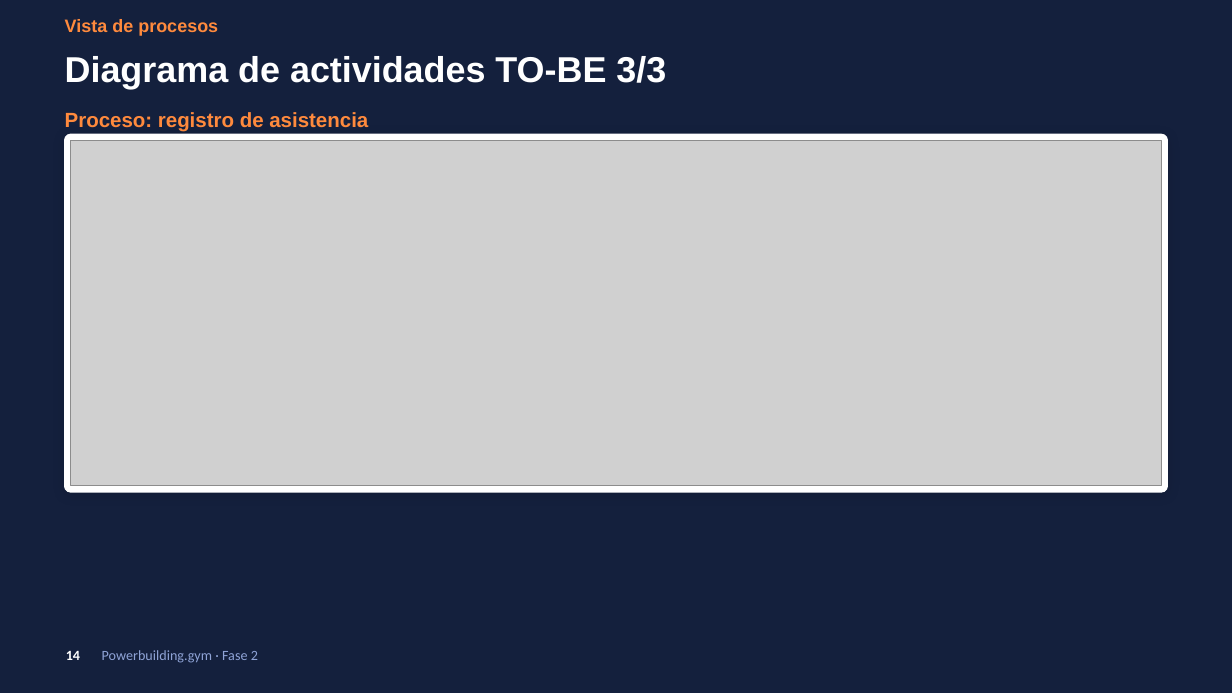
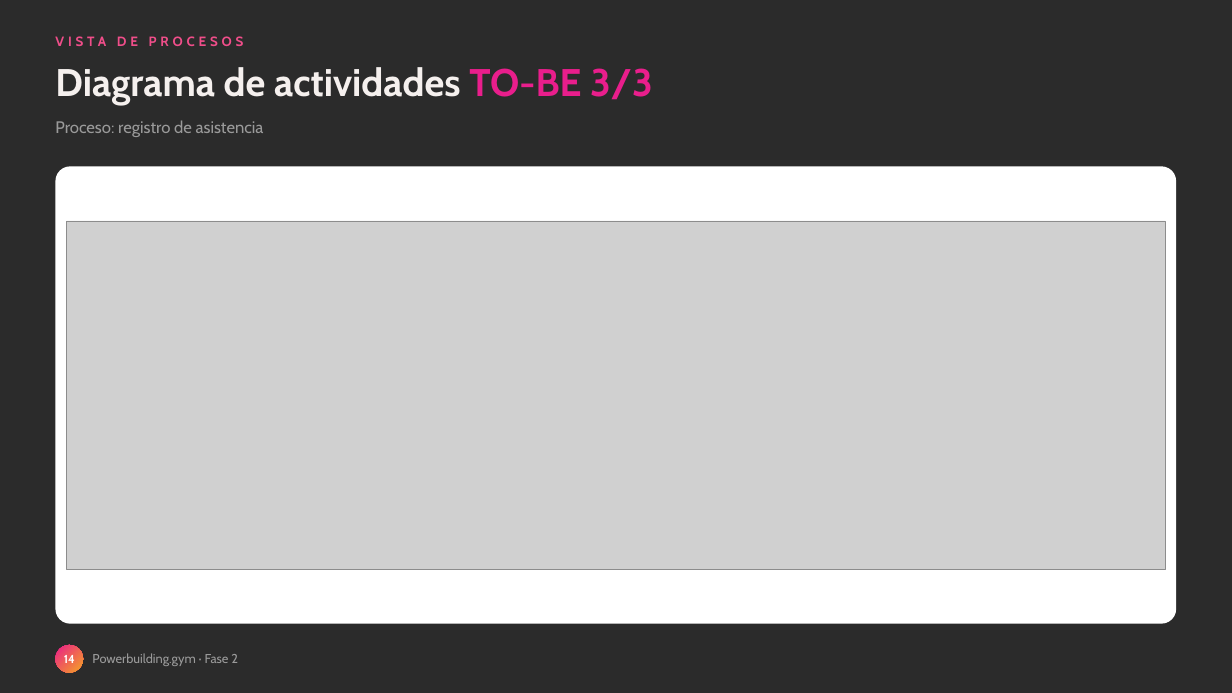
Before and after one commit to zalak3t/Powerbuilding.gym, a slide deck: slide 14 of FASE-2/Documentacion Asignatura PTY4614/Presentación Proyecto.pptx. Drawn at 1232x693 pixels with LibreOffice and Linux fonts; fonts in the diff are those of the drawing; grey boxes stand for pictures; background and template pictures are left out; a plain dark background stands for a picture behind light text. Boxes give left, top, right and bottom in pixels: in the first picture for what was removed or moved away, otherwise in the second. Text is boxed around its words. In the diff, an @@ line names an element or a change of style, - is before the commit and + after.

```diff
--- a/FASE-2/Documentacion Asignatura PTY4614/Presentación Proyecto.pptx
+++ b/FASE-2/Documentacion Asignatura PTY4614/Presentación Proyecto.pptx
@@ background #14203D to picture (left out) @@
@@ text at [65, 19, 218, 36]: paragraph removed @@
-Vista de procesos
@@ text "Diagrama de actividades TO-BE 3/3": place and size @@
-text "Diagrama de actividades TO-BE 3/3" at [65, 19, 666, 132]
+text "Diagrama de actividades TO-BE 3/3" at [55, 67, 653, 106]
@@ text "Diagrama de actividades TO-BE 3/3" at [55, 67, 653, 106]: size 28 to 30 pt, font Arial to Cabin; text colour #FFFFFF to #F5F0EE in "Diagrama de actividades"; text colour #FFFFFF to gradient #E91E8C to #F5A623 in "TO-BE 3/3"; less space between paragraphs; vertical alignment middle to top @@
@@ text added at [55, 36, 244, 46], 10.5 pt, text #F04E8A, bold @@
+VISTA DE PROCESOS
@@ text at [65, 112, 368, 132]: paragraph removed @@
-Proceso: registro de asistencia
@@ text added at [55, 120, 264, 137], 13 pt, text #9A9A9A @@
+Proceso: registro de asistencia
@@ rounded rectangle: place and size @@
-rounded rectangle at [65, 134, 1167, 492]
+rounded rectangle at [55, 166, 1177, 624]
@@ rounded rectangle at [55, 166, 1177, 624]: outline #FFFFFF 1 pt to none; shadow off; proportions changed @@
@@ picture: place and size @@
-picture at [71, 140, 1162, 486]
+picture at [67, 221, 1165, 569]
@@ ellipse "14": place and size @@
-ellipse "14" at [66, 651, 80, 660]
+ellipse "14" at [55, 645, 83, 673]
@@ ellipse "14" at [55, 645, 83, 673]: size 11 to 9 pt, font Calibri to Cabin; fill none to gradient #E91E8C to #F5A623 @@
@@ text added at [92, 653, 238, 666], 10 pt, text #9A9A9A @@
+Powerbuilding.gym · Fase 2
@@ text removed at [102, 650, 258, 663] @@
-Powerbuilding.gym · Fase 2
```
Also in this commit, not shown: 27 other slides changed, 1 slide added, 1 slide removed, 6 other files.
